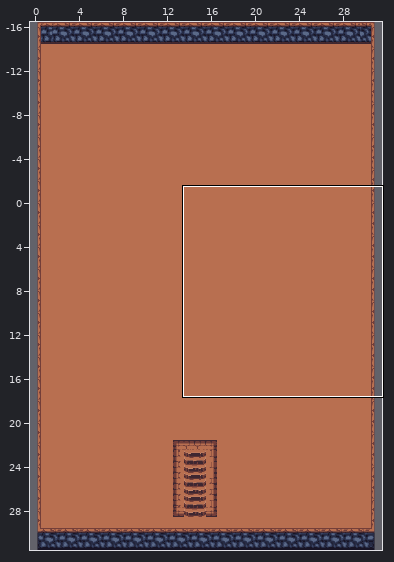
An edit to a level. Tiled map, assets/map/donjon1.tmx. The picture above shows the old version from afar; the outline marks the close-up.
Close-up. First the earlier version:
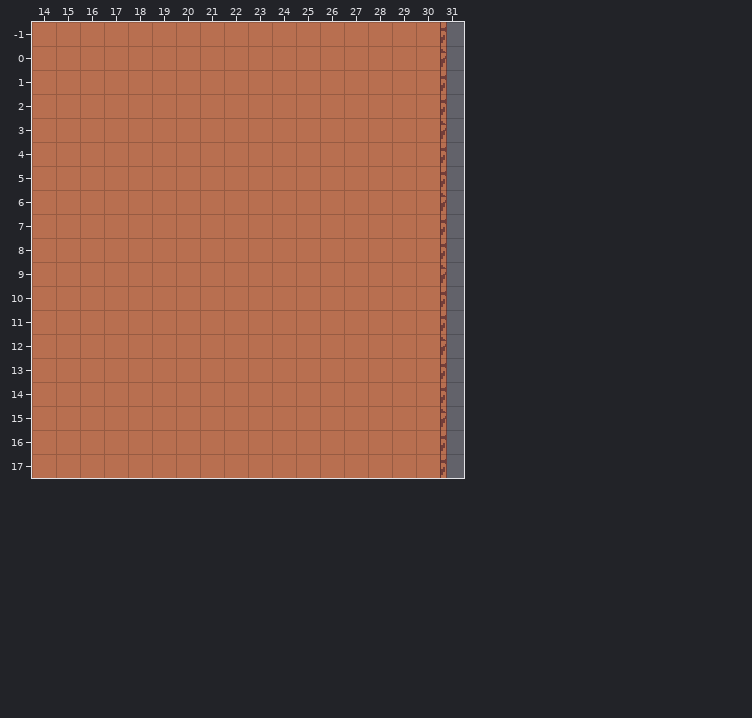
Cells are 16x16 px. Shown: x 14..31, y -1..17. The commit also changed other parts of the map, which this record leaves out.
After:
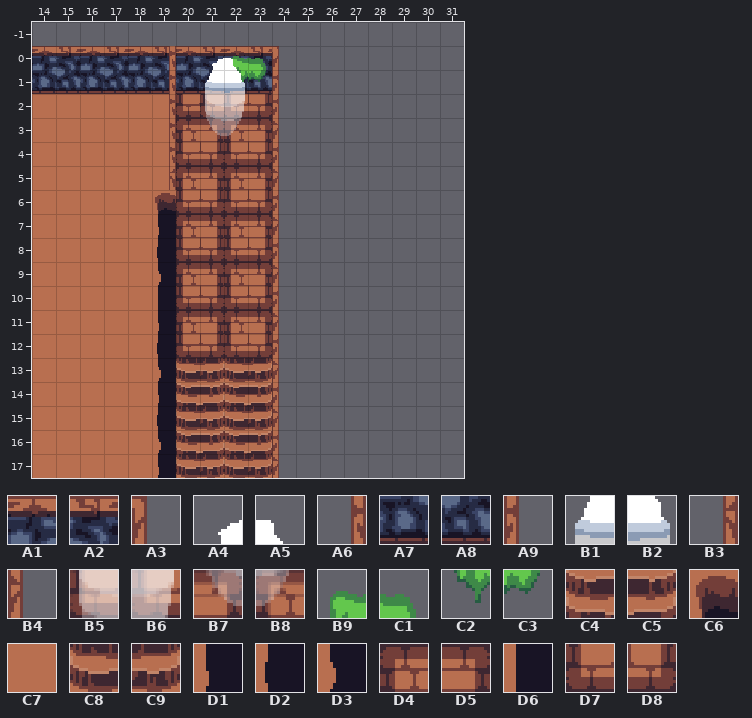
Key: from "donjon": A1 2, A2 3, A3 4, A4 10, A5 11, A6 17, A7 18, A8 19, A9 20, B1 26, B2 27, B3 33, B4 36, B5 42, B6 43, B7 58, B8 59, B9 76, C1 77, C2 92, C3 93, C4 134, C5 135, C6 136, C7 145, C8 150, C9 151, D1 152, D2 168, D3 184, D4 198, D5 199, D6 200, D7 214, D8 215.
__ is an empty cell.
Tiles replaced or removed in this view: A9, B4, C7.
Tiles of an added or newly shown layer are drawn over the layers below it.
See-through tiles are keyed as they look on the map.
What changed:
Changed rows in their new state; .. is an unchanged cell.
Layer "floor":
first column x 14:
-1 __ __ __ __ __ __ __ __ __ __ __ __ __ __ __ __ __
 0 .. .. .. .. .. .. .. .. .. .. __ __ __ __ __ __ __
 1 .. .. .. .. .. .. .. .. .. .. __ __ __ __ __ __ __
 2 .. .. .. .. .. .. .. .. .. .. __ __ __ __ __ __ __
 3 .. .. .. .. .. .. .. .. .. .. __ __ __ __ __ __ __
 4 .. .. .. .. .. .. .. .. .. .. __ __ __ __ __ __ __
 5 .. .. .. .. .. .. .. .. .. .. __ __ __ __ __ __ __
 6 .. .. .. .. .. .. .. .. .. .. __ __ __ __ __ __ __
 7 .. .. .. .. .. .. .. .. .. .. __ __ __ __ __ __ __
 8 .. .. .. .. .. .. .. .. .. .. __ __ __ __ __ __ __
 9 .. .. .. .. .. .. .. .. .. .. __ __ __ __ __ __ __
10 .. .. .. .. .. .. .. .. .. .. __ __ __ __ __ __ __
11 .. .. .. .. .. .. .. .. .. .. __ __ __ __ __ __ __
12 .. .. .. .. .. .. .. .. .. .. __ __ __ __ __ __ __
13 .. .. .. .. .. .. .. .. .. .. __ __ __ __ __ __ __
14 .. .. .. .. .. .. .. .. .. .. __ __ __ __ __ __ __
15 .. .. .. .. .. .. .. .. .. .. __ __ __ __ __ __ __
16 .. .. .. .. .. .. .. .. .. .. __ __ __ __ __ __ __
17 .. .. .. .. .. .. .. .. .. .. __ __ __ __ __ __ __
Layer "walls":
first column x 14:
-1 .. .. .. .. .. .. .. .. .. .. .. .. .. .. .. .. .. __
 0 A1 A2 A1 A2 A1 A2 A1 A2 A1 A2 A3 .. .. .. .. .. .. __
 1 A7 A8 A7 A8 A7 A8 A7 A8 A7 A8 A9 .. .. .. .. .. .. __
 2 .. .. .. .. .. .. .. .. .. .. A9 .. .. .. .. .. .. __
 3 .. .. .. .. .. .. D4 D5 D4 D5 B4 .. .. .. .. .. .. __
 4 .. .. .. .. .. .. D7 D8 D7 D8 A9 .. .. .. .. .. .. __
 5 .. .. .. .. .. .. D4 D5 D4 D5 B4 .. .. .. .. .. .. __
 6 .. .. .. .. .. .. D7 D8 D7 D8 A9 .. .. .. .. .. .. __
 7 .. .. .. .. .. .. D4 D5 D4 D5 B4 .. .. .. .. .. .. __
 8 .. .. .. .. .. .. D7 D8 D7 D8 A9 .. .. .. .. .. .. __
 9 .. .. .. .. .. .. .. .. .. .. B4 .. .. .. .. .. .. __
10 .. .. .. .. .. .. .. .. .. .. A9 .. .. .. .. .. .. __
11 .. .. .. .. .. .. .. .. .. .. B4 .. .. .. .. .. .. __
12 .. .. .. .. .. .. .. .. .. .. A9 .. .. .. .. .. .. __
13 .. .. .. .. .. .. .. .. .. .. B4 .. .. .. .. .. .. __
14 .. .. .. .. .. .. .. .. .. .. A9 .. .. .. .. .. .. __
15 .. .. .. .. .. .. .. .. .. .. B4 .. .. .. .. .. .. __
16 .. .. .. .. .. .. .. .. .. .. A9 .. .. .. .. .. .. __
17 .. .. .. .. .. .. .. .. .. .. B4 .. .. .. .. .. .. __
Layer "décorations":
first column x 21:
 0 .. B9 C1
 1 .. C2 C3
 2 D7 D7 ..
first column x 20:
 9 D4 D5 D4 D5
10 D7 D8 D7 D8
11 D4 D5 D4 D5
12 D7 D8 D7 D8
13 C8 C9 C8 C9
14 C4 C5 C4 C5
15 C8 C9 C8 C9
16 C4 C5 C4 C5
17 C8 C9 C8 C9
Layer "exit" (added):
first column x 19:
 0 A6 .. A4 A5 ..
 1 A6 .. B1 B2 ..
 2 A6 D7 B5 B6 D8
 3 A6 .. B7 B8 ..
 4 A6 .. .. .. ..
 5 B3 .. .. .. ..
 6 C6 .. .. .. ..
 7 D1 .. .. .. ..
 8 D2 .. .. .. ..
 9 D3 .. .. .. ..
10 D6 .. .. .. ..
11 D1 .. .. .. ..
12 D2 .. .. .. ..
13 D3 .. .. .. ..
14 D1 .. .. .. ..
15 D2 .. .. .. ..
16 D3 .. .. .. ..
17 D1 .. .. .. ..
Pixel boxes of the changes (left, top, right, bottom) in both close-ups:
changed: (32, 22, 447, 478)
